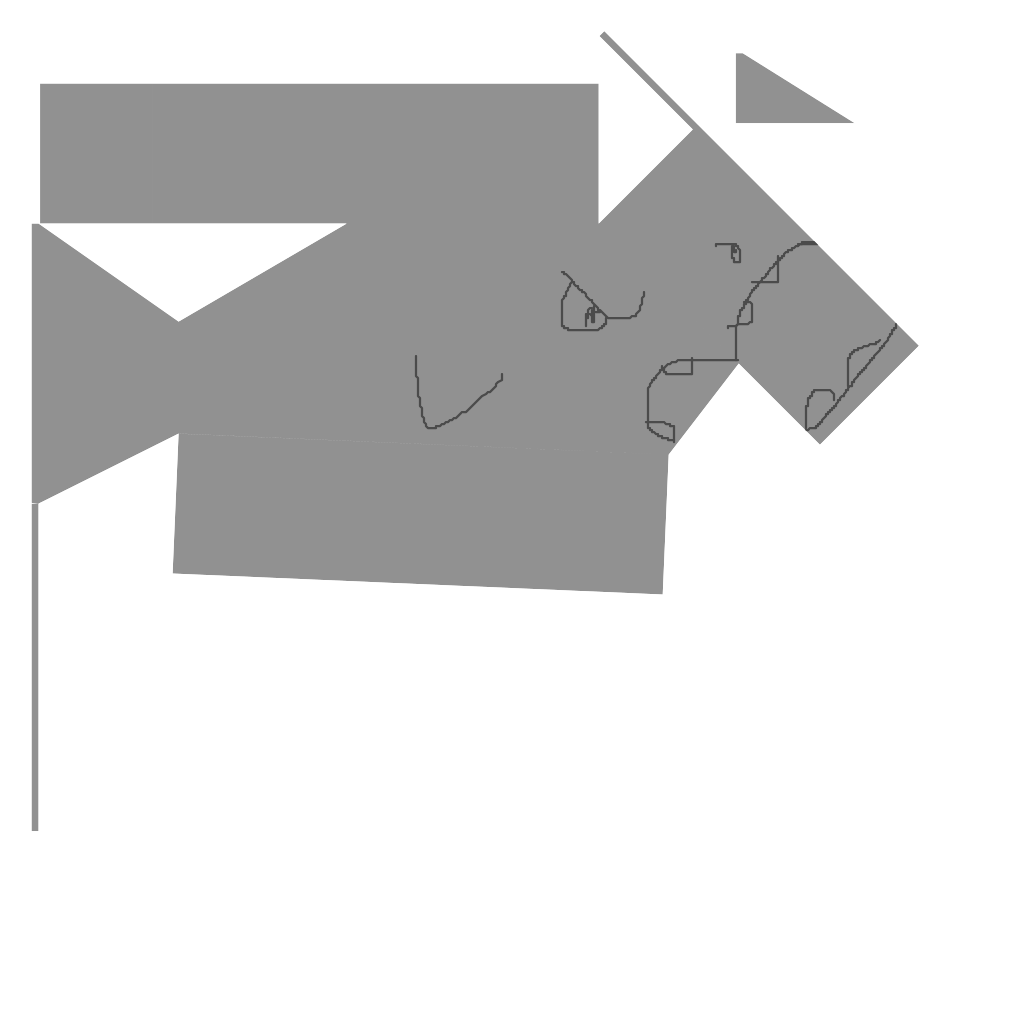
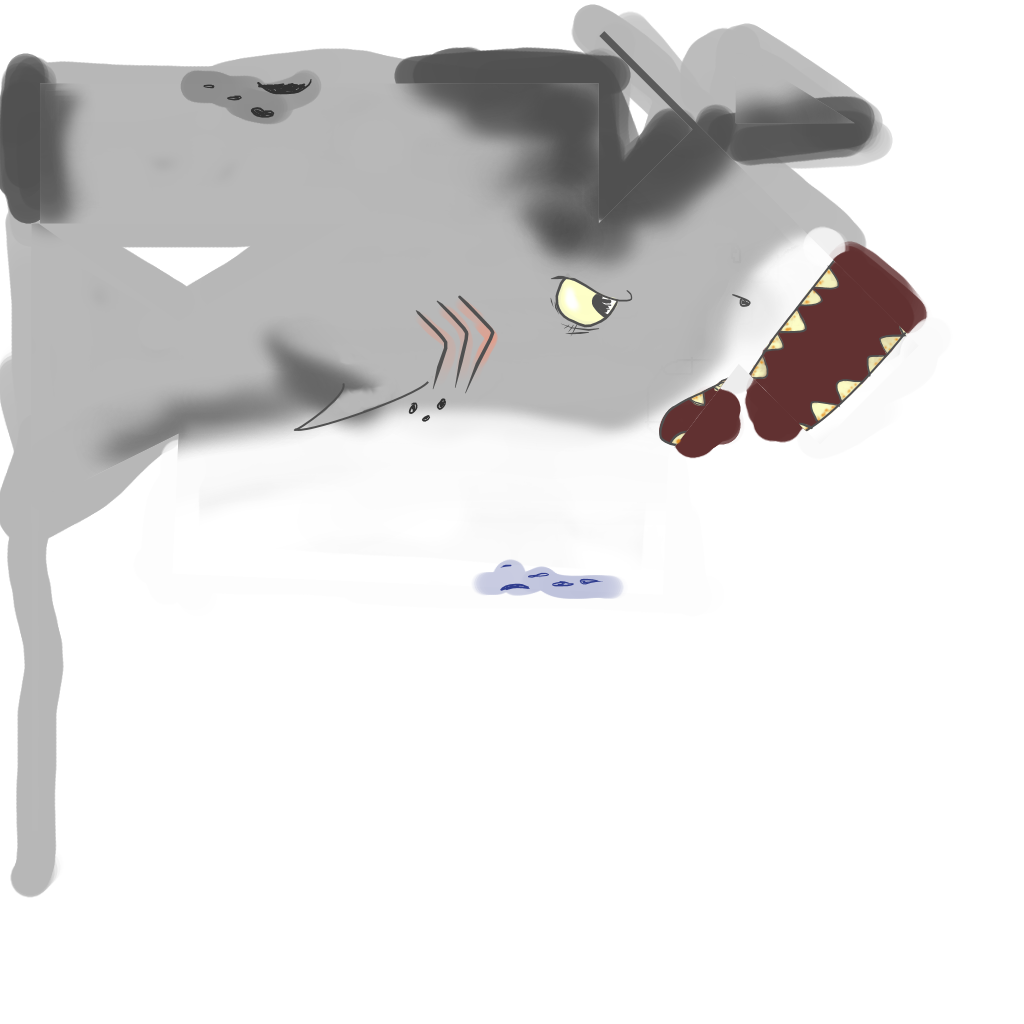
Layered file, before and after one edit (1024px x 1024px). Changes by layer:
added layer "details_ink" above "details_paint" over [293, 259, 907, 448]
added layer "details_paint" above "details" over [180, 69, 907, 599]
added layer "skin" above "overlaps" over [31, 31, 919, 832]
added layer "overlaps" above "Layer #1" over [0, 4, 951, 898]
